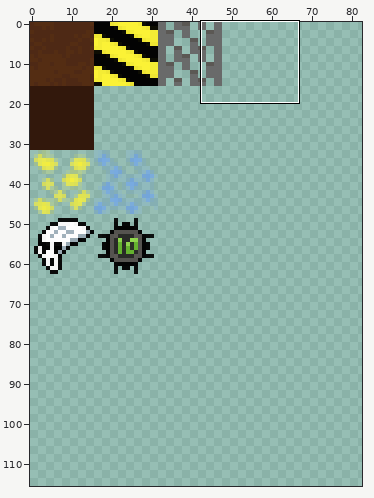
One commit to this sprite sheet: assets/tiles.png. Above, an overview of the earlier version with the close-up marked.
Close-up. Old version:
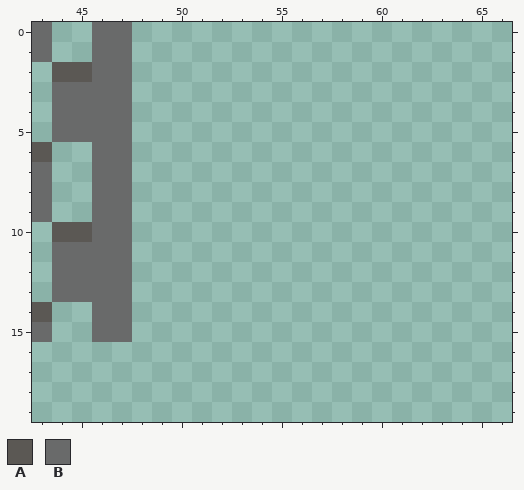
The file is 256x256 pixels. Pixels under 10% opacity are left out. Colours within 5 levels of each other are drawn and written as one. Shown: x 43..66, y 0..19. The wide view leaves out empty margins. The commit also changed other parts of the picture, which this record leaves out.
Palette (. is transparent): A #5b5854  B #696a6a
Pixels before, first column x 43:
 0 B..BB
 1 B..BB
 2 .AABB
 3 .BBBB
 4 .BBBB
 5 .BBBB
 6 A..BB
 7 B..BB
 8 B..BB
 9 B..BB
10 .AABB
11 .BBBB
12 .BBBB
13 .BBBB
14 A..BB
15 B..BB
The result:
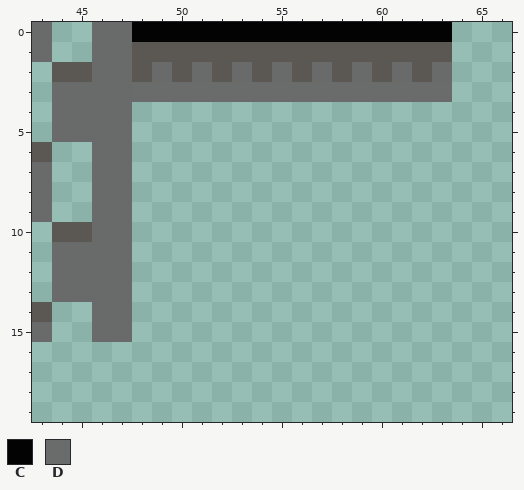
Colours new in this view: C #030303  D #686969f5
Difference:
{"y":0,"x":48,"old":"................","new":"CCCCCCCCCCCCCCCC"}
{"y":1,"x":48,"old":"................","new":"AAAAAAAAAAAAAAAA"}
{"y":2,"x":48,"old":"................","new":"ABABABABABABABAB"}
{"y":3,"x":48,"old":"................","new":"DDDDDDDDDDDDDDDD"}
